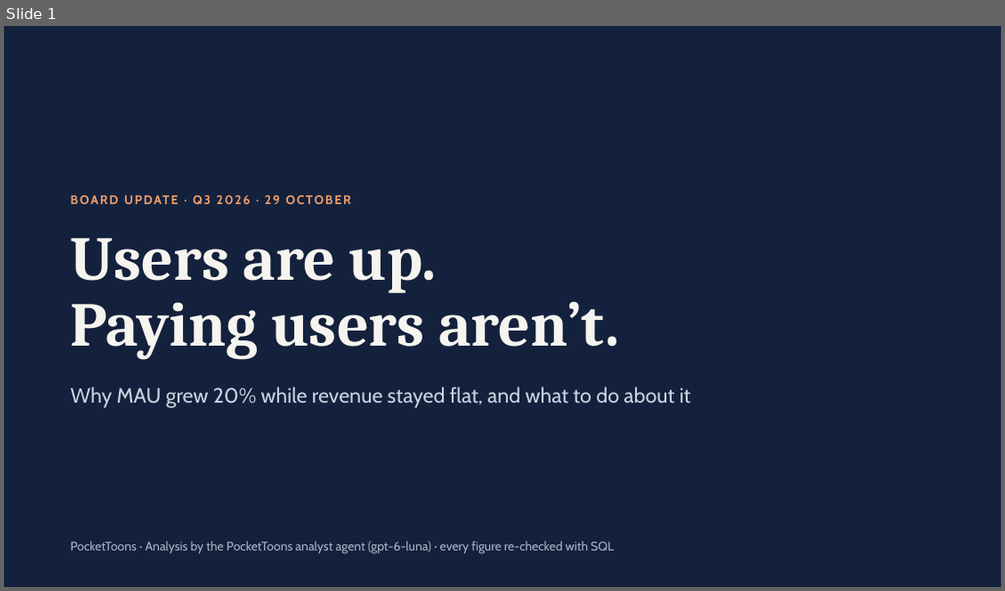
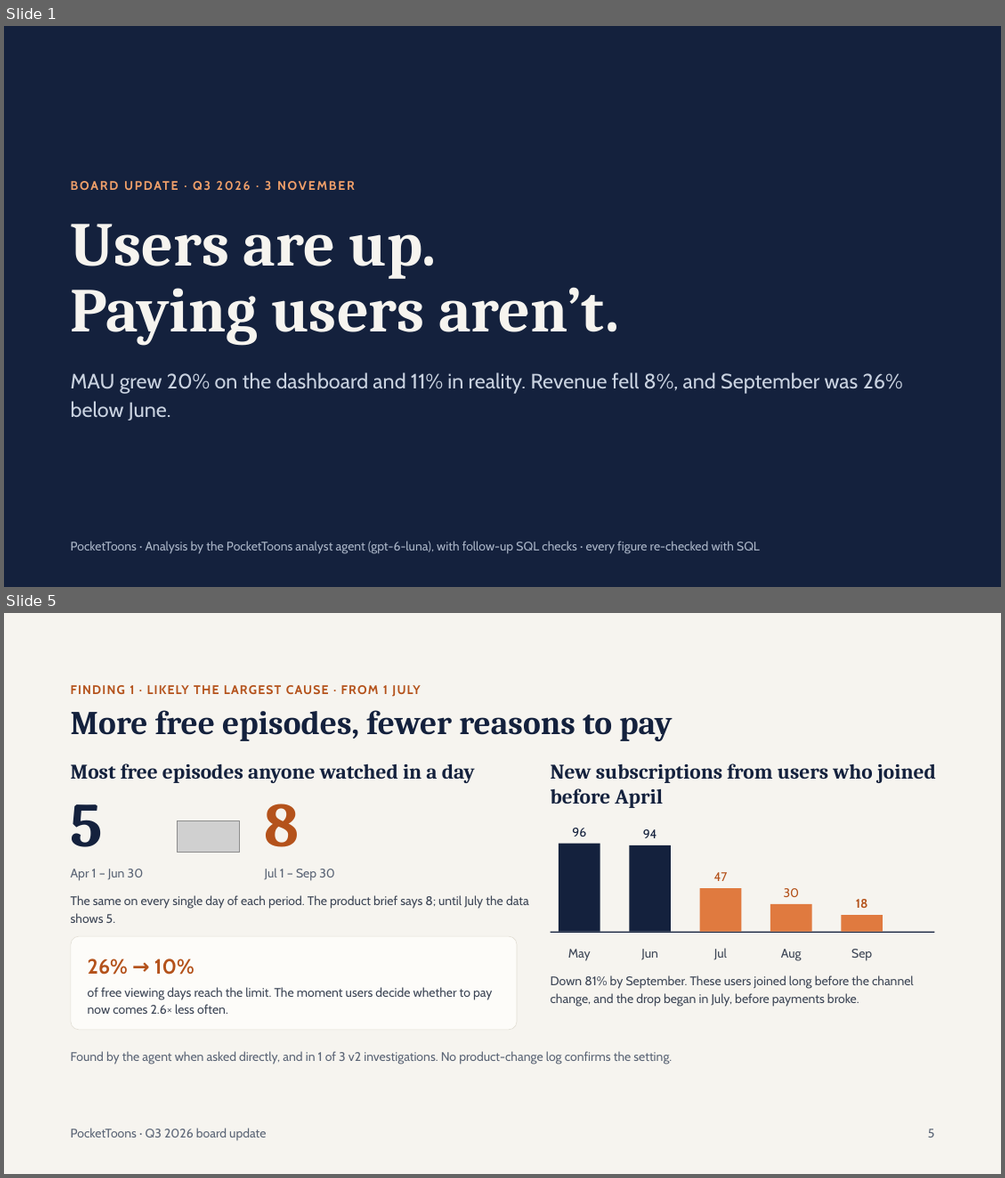
Before and after one commit to Anshi0202/pockettoons-analyst, a slide deck: investigation/board_deck.pptx. Shown one above the other, each under a label of ours: slide 1 before the commit, slides 1 and 5 after it; the slides between them are not shown. The pictures are 1005x591 and 1005x1178 pixels, drawn with LibreOffice and Linux fonts; fonts in the diff are those of the drawing; grey boxes stand for pictures. Boxes give left, top, right and bottom in pixels: in the first picture for what was removed or moved away, otherwise in the second. Text is boxed around its words. In the diff, an @@ line names an element or a change of style, - is before the commit and + after.

```diff
--- a/investigation/board_deck.pptx
+++ b/investigation/board_deck.pptx
@@ slide 5 added at <box>4,613,1001,1174</box>, background #F6F4EF @@
@@ text added at <box>71,685,420,697</box>, 12 pt, text #B4521B, bold @@
+FINDING 1 · LIKELY THE LARGEST CAUSE · FROM 1 JULY
@@ title added at <box>71,710,672,741</box>, 32 pt, text #14213D, bold @@
+More free episodes, fewer reasons to pay
@@ text added at <box>71,763,475,783</box>, 20 pt, text #14213D, bold @@
+Most free episodes anyone watched in a day
@@ text added at <box>550,763,936,808</box>, 20 pt, text #14213D, bold @@
+New subscriptions from users who joined before April
@@ text added at <box>71,804,103,847</box>, 60 pt, text #14213D, bold @@
+5
@@ picture added at <box>178,821,240,852</box> @@
@@ text added at <box>265,803,299,847</box>, 60 pt, text #B4521B, bold @@
+8
@@ rectangle added at <box>558,844,600,932</box>, fill #14213D @@
@@ text added at <box>572,827,586,836</box>, 12 pt, text #14213D @@
+96
@@ rectangle added at <box>629,845,671,932</box>, fill #14213D @@
@@ text added at <box>643,829,657,838</box>, 12 pt, text #14213D @@
+94
@@ text added at <box>71,868,144,881</box>, 12 pt, text #5B6576 @@
+Apr 1 – Jun 30
@@ text added at <box>265,868,335,881</box>, 12 pt, text #5B6576 @@
+Jul 1 – Sep 30
@@ text added at <box>714,872,728,881</box>, 12 pt, text #B4521B @@
+47
@@ text added at <box>71,895,529,923</box>, 12 pt, text #3D4656 @@
+The same on every single day of each period. The product brief says 8; until July the data shows 5.
@@ rectangle added at <box>700,888,742,932</box>, fill #E07A3F @@
@@ rectangle added at <box>770,904,812,932</box>, fill #E07A3F @@
@@ text added at <box>784,888,800,897</box>, 12 pt, text #B4521B @@
+30
@@ text added at <box>856,899,868,908</box>, 12 pt, text #B4521B, bold @@
+18
@@ line added from (550, 933) to (934, 933), #14213D 1 pt @@
@@ rectangle added at <box>841,915,882,932</box>, fill #E07A3F @@
@@ rounded rectangle added at <box>71,936,517,1030</box>, fill #FDFCF9, outline #E2DED4 0.5 pt @@
@@ text added at <box>88,958,194,974</box>, 20 pt, text #B4521B, bold @@
+26% → 10%
@@ text added at <box>568,949,591,961</box>, 12 pt, text #3D4656 @@
+May
@@ text added at <box>641,949,658,960</box>, 12 pt, text #3D4656 @@
+Jun
@@ text added at <box>714,948,727,960</box>, 12 pt, text #3D4656 @@
+Jul
@@ text added at <box>781,949,801,961</box>, 12 pt, text #3D4656 @@
+Aug
@@ text added at <box>851,949,872,961</box>, 12 pt, text #3D4656 @@
+Sep
@@ text added at <box>550,975,914,1006</box>, 12 pt, text #3D4656 @@
+Down 81% by September. These users joined long before the channel change, and the drop began in July, before payments broke.
@@ text added at <box>88,987,492,1013</box>, 12 pt, text #3D4656 @@
+of free viewing days reach the limit. The moment users decide whether to pay now comes 2.6× less often.
@@ text added at <box>71,1051,672,1064</box>, 12 pt, text #5B6576 @@
+Found by the agent when asked directly, and in 1 of 3 v2 investigations. No product-change log confirms the setting.
@@ text added at <box>71,1127,266,1140</box>, 12 pt, text #5B6576 @@
+PocketToons · Q3 2026 board update
@@ text added at <box>928,1128,935,1137</box>, 12 pt, text #5B6576 @@
+5
@@ slide 1 changed as well @@
@@ text at <box>204,181,211,190</box>: text changed @@
-BOARD UPDATE · Q3 2026 · 29 OCTOBER
+BOARD UPDATE · Q3 2026 · 3 NOVEMBER
@@ title "Users are up.": place and size @@
-title "Users are up." at <box>71,238,619,359</box>
+title "Users are up." at <box>71,224,619,345</box>
@@ text at <box>71,372,903,420</box>: text changed @@
-Why MAU grew 20% while revenue stayed flat, and what to do about it
+MAU grew 20% on the dashboard and 11% in reality. Revenue fell 8%, and September was 26% below June.
@@ text at <box>71,540,760,554</box>: text changed @@
-PocketToons · Analysis by the PocketToons analyst agent (gpt-6-luna) · every figure re-checked with SQL
+PocketToons · Analysis by the PocketToons analyst agent (gpt-6-luna), with follow-up SQL checks · every figure re-checked with SQL
```
Also in this commit, not shown: 4 other slides changed, 4 other slides added, 5 slides removed.
